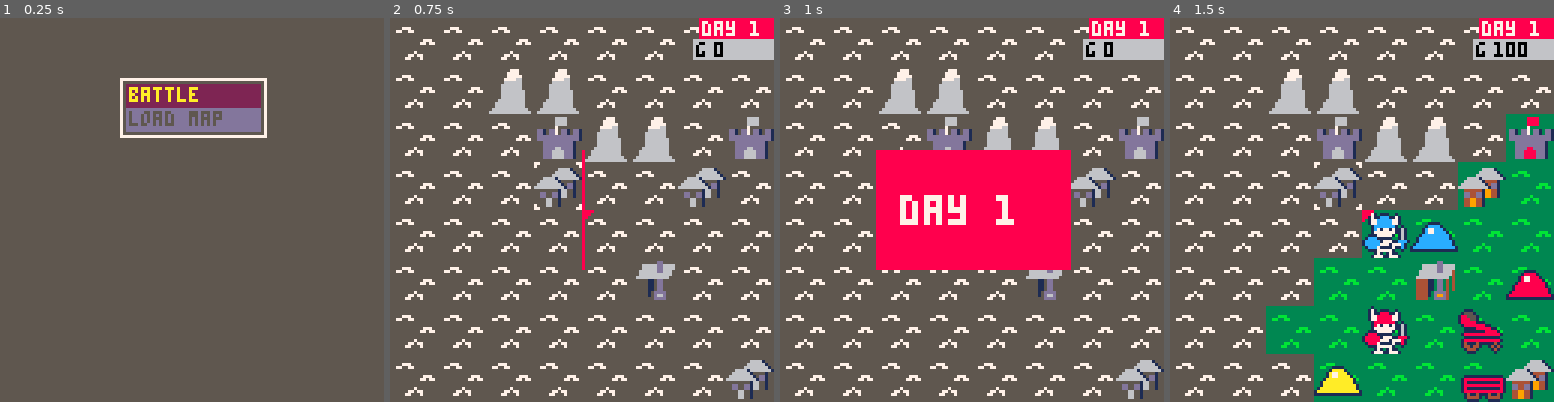
Above: before the commit, frames 1-4 (left to right).
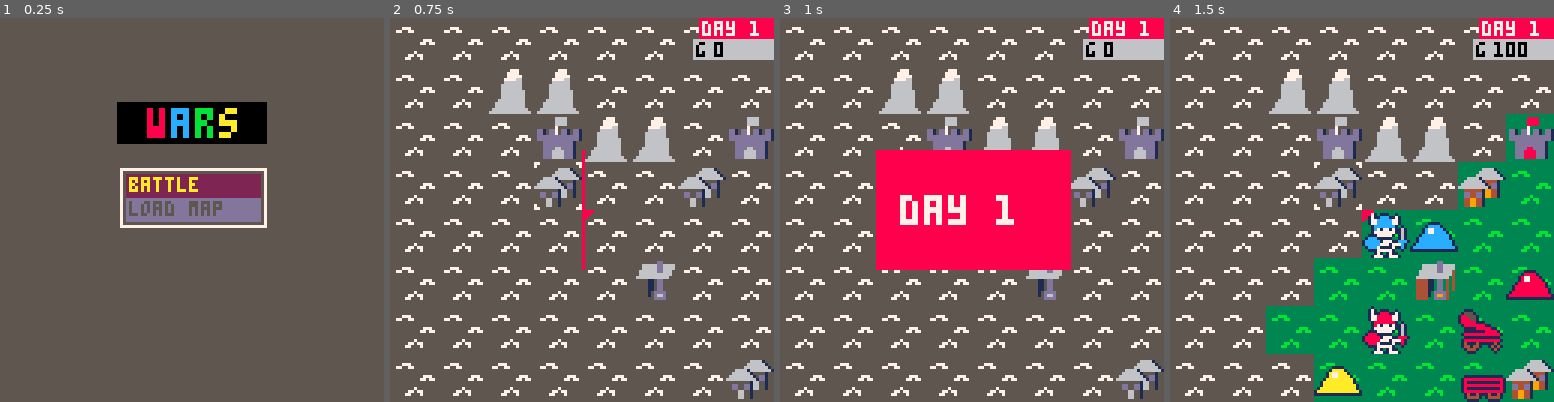
Above: after the commit, the same moments.

Repository: Cuttleshock/PICO-8-projects
Game: PICO-8 cartridge wars.p8
The game is run twice, just before and just after one commit, with the same random seed, the same clock (stepped at 60 frames per second) and the same inputs.
Inputs:
- Up to frame 1 (0.25 s): no input
- Up to frame 2 (0.75 s): tap X (X key) at 0.33 s; tap O (Z key) at 0.7 s
- Up to frame 3 (1 s): no input
- Up to frame 4 (1.5 s): tap X (X key) at 1.07 s

The runs differ from the first frame. In frame 1, 11% of the frame differs, in the area x 30-70%, y 15-55%; in frame 2, nothing differs; in frame 3, nothing differs; in frame 4, nothing differs.

Commit message:
Put a big flashy title on the opening screen

Diff:
--- a/wars.p8
+++ b/wars.p8
@@ -277,7 +277,9 @@
 cam_y=0
 
 function init_main_menu()
-	push_menu(main_menu,40,20,48,true)
+	cam_x,cam_y=0,0
+	camera()
+	push_menu(main_menu,40,50,48,true)
 end
 
 function init_battle()
@@ -1352,6 +1354,7 @@
 function _draw()
 	if game_state==STATE_G_MAIN_MENU then
 		cls(5)
+		print('\#0\^w\^t \f8w\fca\fbr\fas ',41,30)
 	elseif game_state==STATE_G_BATTLE then
 		camera(cam_x*k_tilesize,cam_y*k_tilesize)
 		draw_map()
